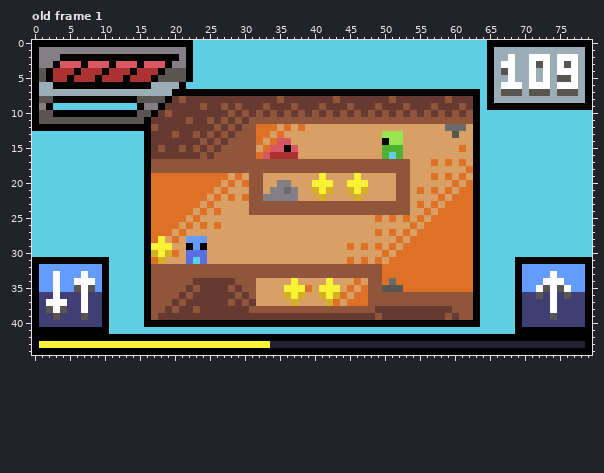
Two states of a pixel-art file, HUD.aseprite. Above, as it was before the edit.
80x45 pixels, 1 frame. Shown: old frame 1. The commit also changed other frames, which this record leaves out.
Now the later version:
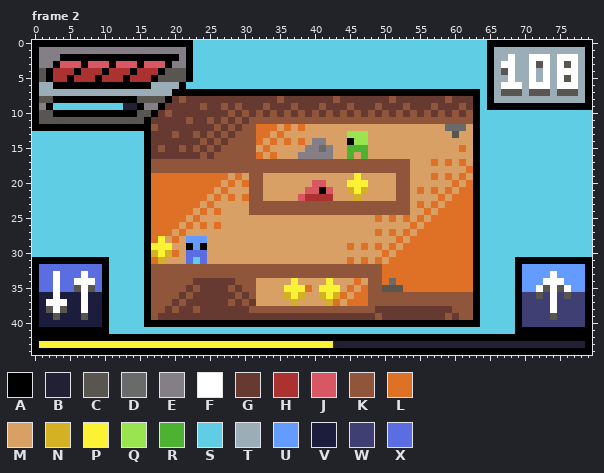
Palette (. is transparent): A #000000  B #222034  C #595652  D #696a6a  E #847e87  F #ffffff  G #663931  H #ac3232  J #d95763  K #8f563b  L #df7126  M #d9a066  N #d4b123  P #fbf236  Q #99e550  R #4db132  S #5fcde4  T #9badb7  U #639bff  V #1c1c3d  W #3f3f74  X #5b6ee1
A new or re-ordered frame is compared with the old frame closest to it.
Message: Update HUD.aseprite Add second frame (after 1 second)
Changes in this commit:
frames 1 -> 2
--- frame 2 is new; against old frame 1, layers "Main", "Scene"
@@ x 73..77 @@
  4 FTFFF
- 5 FTCCF
+ 5 FTFCF
  6 FTFFF
@@ x 11..16 @@
  8 AAAACC
- 9 SSSSAE
+ 9 SSBBAE
 10 AAAACC
@@ x 31..54 @@
 12 KLLLMLMLMMMMMMMMMMMMMMMM
-13 KLLMLMMMMMMMMMMMMMMQQQMM
-14 KLMLJJMMMMMMMMMMMMMAQQMM
-15 KMLJJAJMMMMMMMMMMMMRRRMM
-16 KLJHHHHMMMMMMMMMMMMRSRMM
+13 KLLMLMMMMMMMMMQQQMMMMMMM
+14 KLMLMLMLMEEMMMAQQMMMMMMM
+15 KMLMMMMMEEDEMMRRRMMMMMMM
+16 KLMLMMMEEEEEMMRMRMMMMMMM
 17 KKKKKKKKKKKKKKKKKKKKKKKM
 18 KKKKKKKKKKKKKKKKKKKKKKKM
-19 KKMMMMMMMMPMMMMPMMMMMKKM
-20 KKMMEEMMMPPPMMPPPMMMMKKM
-21 KKMEEDEMMNPNMMNPNMMMMKKM
-22 KKEEEEEMMMNMMMMNMMMMMKKM
+19 KKMMMMMMMMMMMMMPMMMMMKKM
+20 KKMMMMMMMJJMMMPPPMMMMKKM
+21 KKMMMMMMJJAJMMNPNMMMMKKM
+22 KKMMMMMJHHHHMMMNMMMMMKKM
 23 KKKKKKKKKKKKKKKKKKKKKKKM
@@ x 0..44 @@
 31 AAAAAAAAAAASSSSSALNMMMXSXMMMMMMMMMMMMMMMMMMMM
-32 AUUUUUUUUUASSSSSAKKKKKKKKKKKKKKKKKKKKKKKKKKKK
-33 AUUFUUUFUUASSSSSAKKKKKKKKKKKKKKKKKKKKKKKKKKKK
-34 AUUFUUFFFUASSSSSAKKKKKKGGGGGGKKKMMMMMPMMMMPMM
-35 AUUFUUCFCUASSSSSAKKKKKGKGGGGKGKKMMMMPPPLMPPPM
-36 AWWFWWWFWWASSSSSAKKKKGKGGGGGGKGKMMMMNPNMMNPNL
-37 AWFFFWWFWWASSSSSAKKKGKGGGGGGKGKGMMMMMNMMMMNLM
-38 AWCFCWWFWWASSSSSAKKGKGGKGGGGGGGKKKKKKKKKKKKKK
-39 AWWCWWWCWWASSSSSAKGGGGGGGGGGGGGGGGGGGGGGGGGGG
-40 AWWWWWWWWWASSSSSAAAAAAAAAAAAAAAAAAAAAAAAAAAAA
+32 AXXXXXXXXXASSSSSAKKKKKKKKKKKKKKKKKKKKKKKKKKKK
+33 AXXFXXXFXXASSSSSAKKKKKKKKKKKKKKKKKKKKKKKKKKKK
+34 AXXFXXFFFXASSSSSAKKKKKKGGGGGGKKKMMMMMPMMMMPMM
+35 AXXFXXCFCXASSSSSAKKKKKGKGGGGKGKKMMMMPPPLMPPPM
+36 AVVFVVVFVVASSSSSAKKKKGKGGGGGGKGKMMMMNPNMMNPNL
+37 AVFFFVVFVVASSSSSAKKKGKGGGGGGKGKGMMMMMNMMMMNLM
+38 AVCFCVVFVVASSSSSAKKGKGGKGGGGGGGKKKKKKKKKKKKKK
+39 AVVCVVVCVVASSSSSAKGGGGGGGGGGGGGGGGGGGGGGGGGGG
+40 AVVVVVVVVVASSSSSAAAAAAAAAAAAAAAAAAAAAAAAAAAAA
 41 AAAAAAAAAAASSSSSSSSSSSSSSSSSSSSSSSSSSSSSSSSSS
 42 AAAAAAAAAAAAAAAAAAAAAAAAAAAAAAAAAAAAAAAAAAAAA
-43 APPPPPPPPPPPPPPPPPPPPPPPPPPPPPPPPPBBBBBBBBBBB
+43 APPPPPPPPPPPPPPPPPPPPPPPPPPPPPPPPPPPPPPPPPPBB
 44 AAAAAAAAAAAAAAAAAAAAAAAAAAAAAAAAAAAAAAAAAAAAA
Pixel boxes of the changes (left, top, right, bottom) in both pictures:
changed: (557, 75, 564, 82)
changed: (123, 103, 137, 110)
changed: (263, 131, 403, 201)
changed: (39, 264, 102, 327)
changed: (270, 341, 333, 348)
